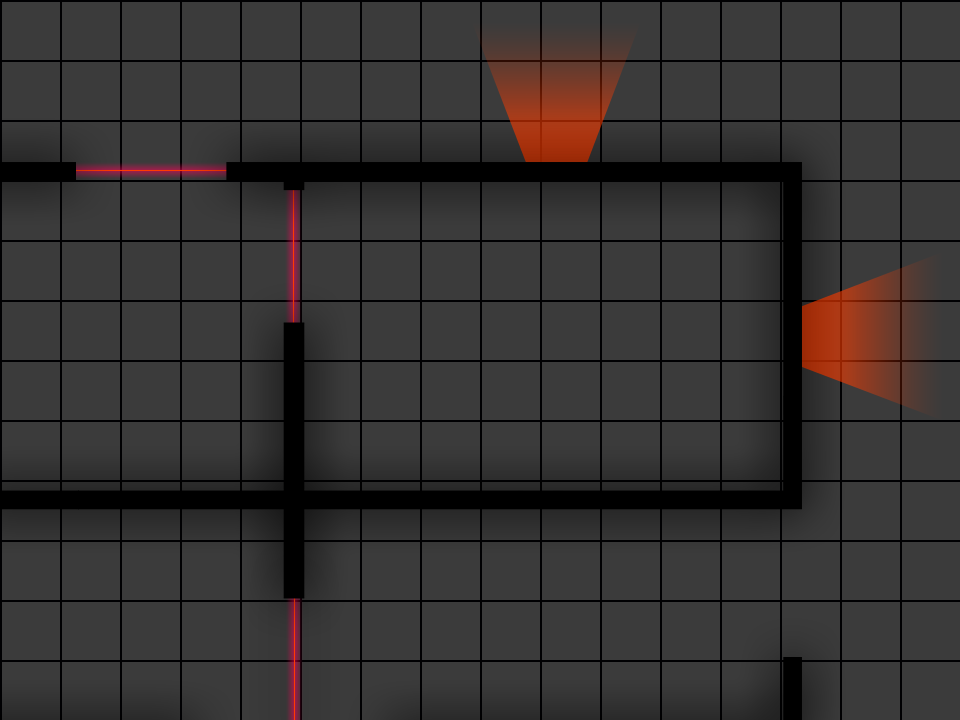
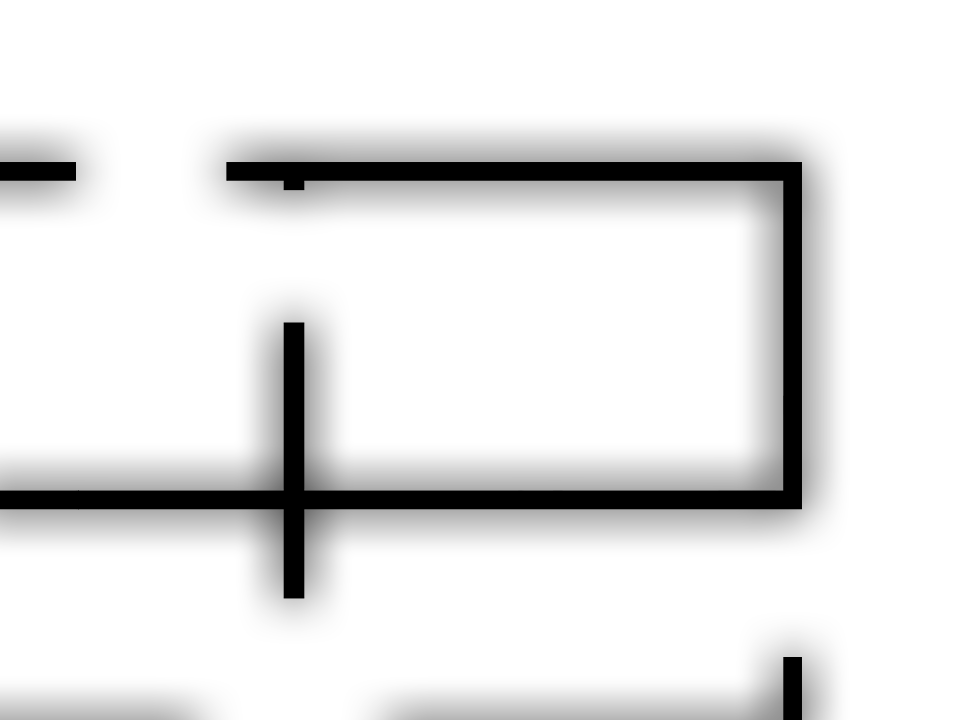
Revision of a layered 960×720 image; what changed, layer by layer:
hid "Shape 1 copy 2" over (294, 598, 295, 720)
hid "Shape 1 copy 3" over (293, 190, 294, 323)
hid "Shape 1 copy" over (76, 170, 227, 171)
hid "Layer 1 copy 3" over (473, 23, 640, 163)
hid "Layer 1" over (801, 253, 942, 420)
hid "Layer 0" over (0, 0, 960, 720)
hid "Layer 3" over (0, 0, 960, 720)
